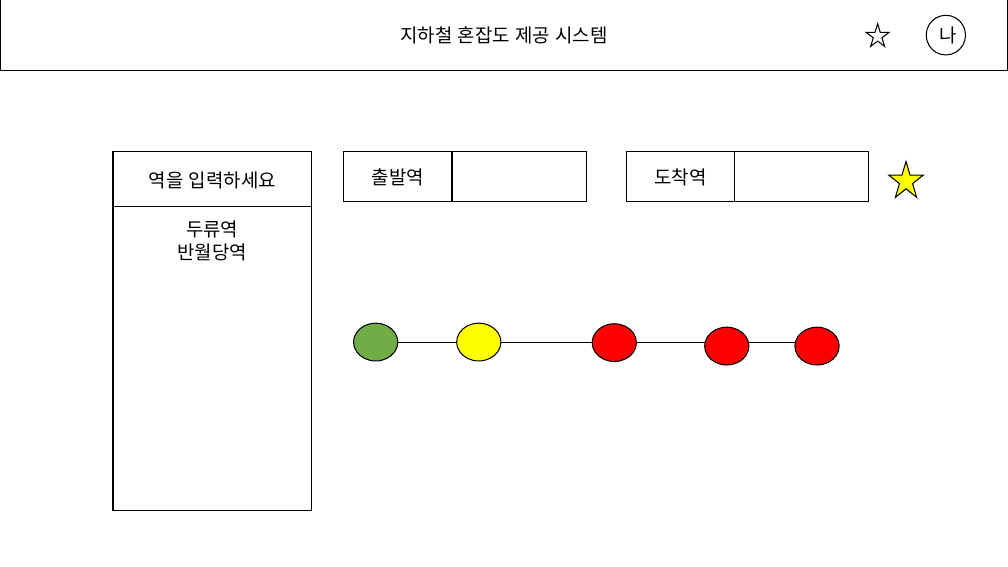
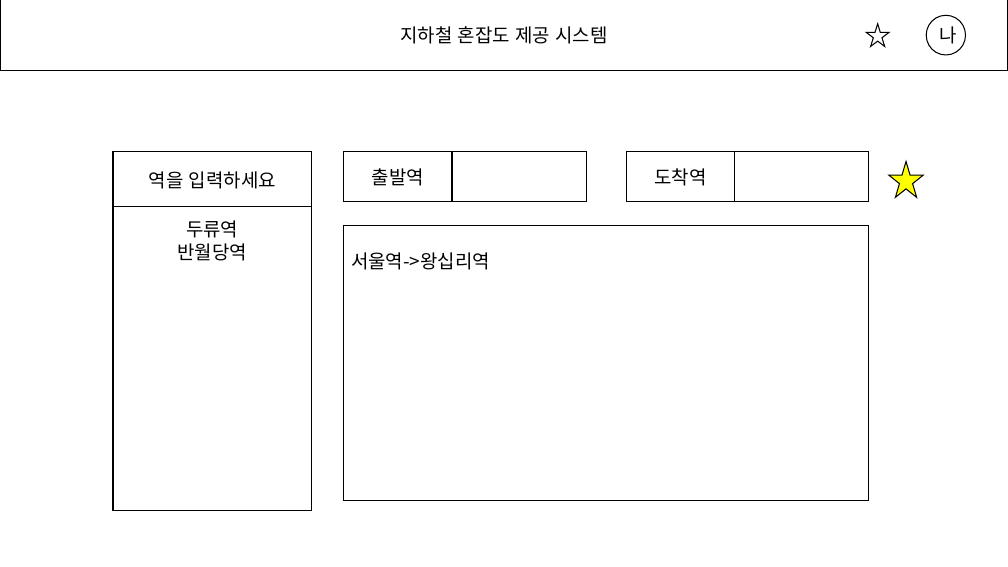
Before and after one commit to skwogus98/subway-congestion-provider, a slide deck: slide 4 of 개인프로젝트_산출물/2.설계단계/화면설계.pptx. Drawn at 1008x567 pixels with LibreOffice and Linux fonts; fonts in the diff are those of the drawing. Boxes give left, top, right and bottom in pixels: in the first picture for what was removed or moved away, otherwise in the second. Text is boxed around its words. In the diff, an @@ line names an element or a change of style, - is before the commit and + after.

Commit message:
화면설계

```diff
--- a/개인프로젝트_산출물/2.설계단계/화면설계.pptx
+++ b/개인프로젝트_산출물/2.설계단계/화면설계.pptx
@@ rectangle added at [344, 225, 870, 501], fill #FFFFFF, outline #000000 1 pt, 18 pt, text #000000 @@
+서울역->왕십리역
@@ ellipse removed at [354, 324, 399, 361] @@
@@ ellipse removed at [457, 324, 501, 361] @@
@@ ellipse removed at [592, 324, 637, 361] @@
@@ ellipse removed at [705, 327, 749, 365] @@
@@ ellipse removed at [796, 327, 840, 365] @@
@@ line removed from (371, 343) to (815, 343) @@
```
